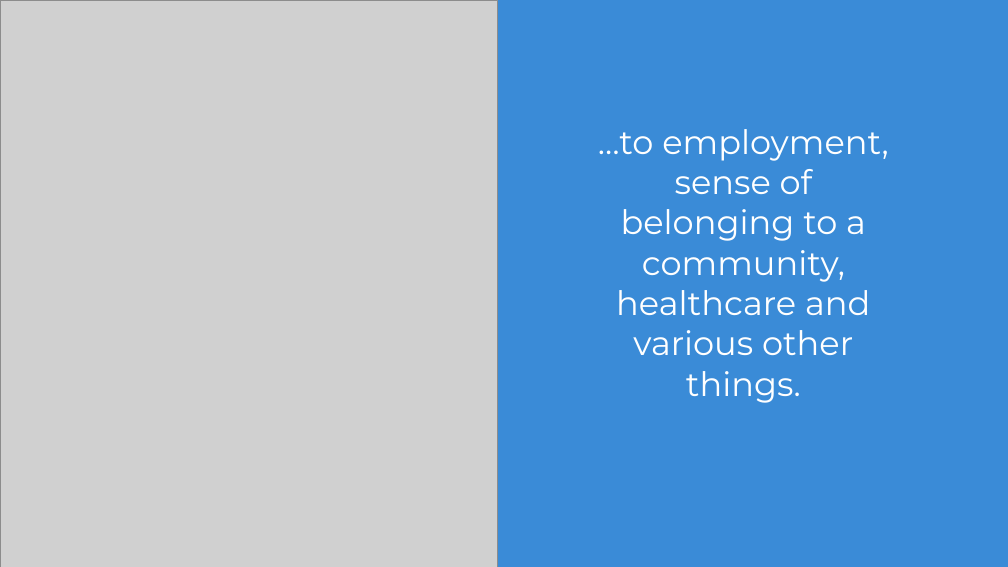
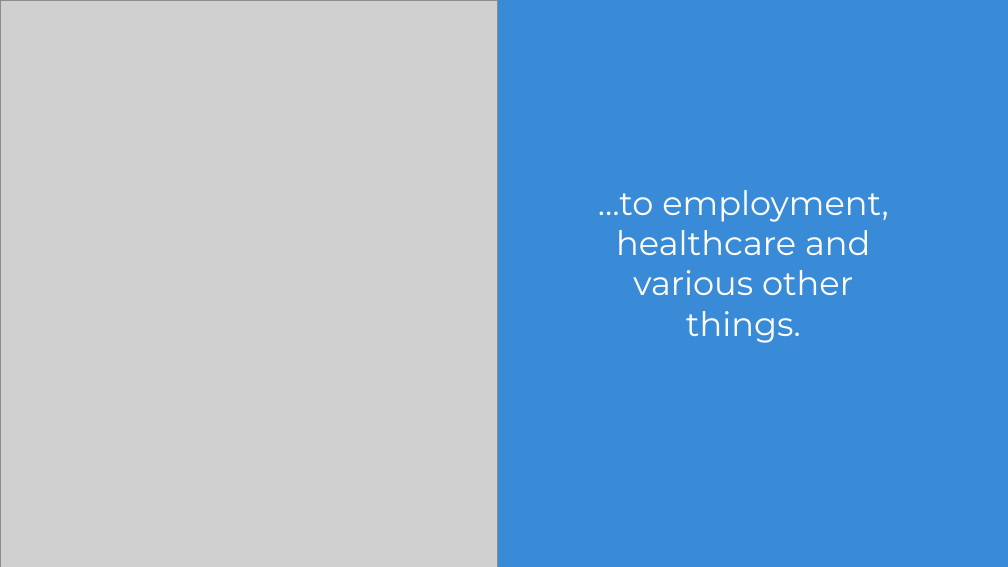
Before and after one commit to rs6713/sesame, a slide deck: slide 4 of sesame_presentation.pptx. Drawn at 1008x567 pixels with LibreOffice and Linux fonts; fonts in the diff are those of the drawing; grey boxes stand for pictures; background and template pictures are left out. Boxes give left, top, right and bottom in pixels: in the first picture for what was removed or moved away, otherwise in the second. Text is boxed around its words. In the diff, an @@ line names an element or a change of style, - is before the commit and + after.

```diff
--- a/sesame_presentation.pptx
+++ b/sesame_presentation.pptx
@@ text at bbox=[598, 190, 888, 343]: text changed @@
-…to employment, sense of belonging to a community, healthcare and various other things.
+…to employment, healthcare and various other things.
```
Also in this commit, not shown: 4 other slides changed, 1 slide added.
